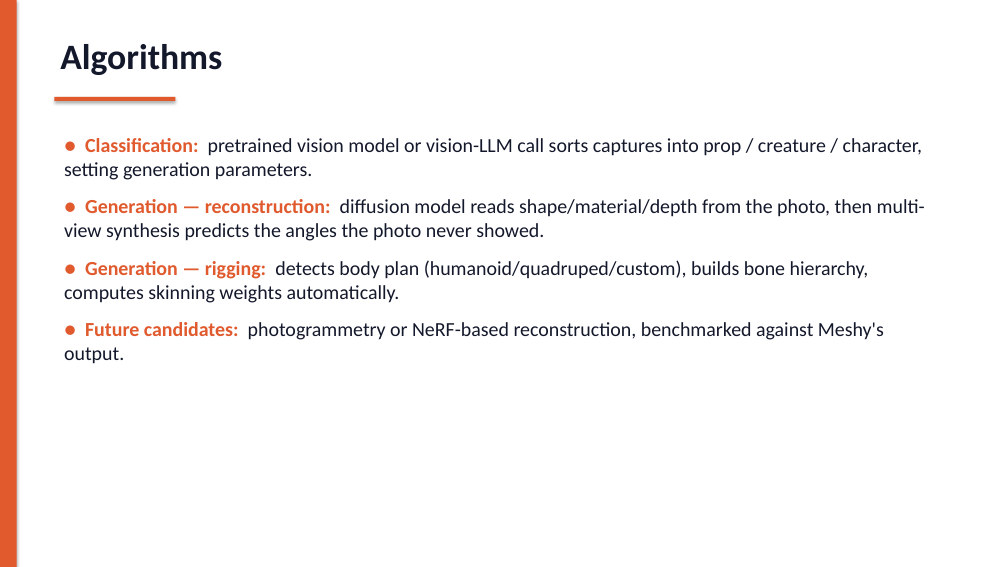
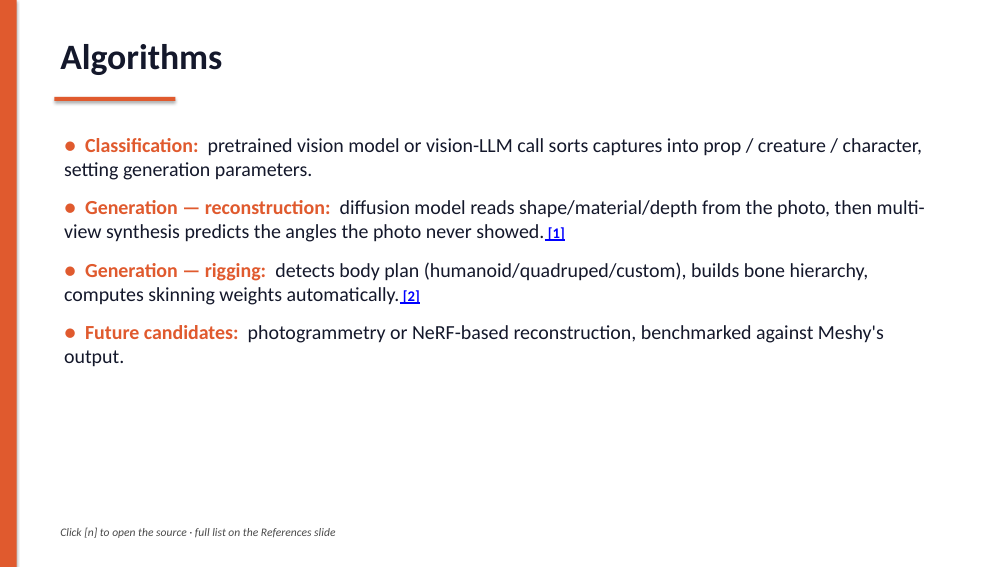
Before and after one commit to CesarSalcido06/SeniorProjectFall26, a slide deck: slide 12 of presentation.pptx. Drawn at 1008x567 pixels with LibreOffice and Linux fonts; fonts in the diff are those of the drawing. Boxes give left, top, right and bottom in pixels: in the first picture for what was removed or moved away, otherwise in the second. Text is boxed around its words. In the diff, an @@ line names an element or a change of style, - is before the commit and + after.

Commit message:
Add clickable inline citations and a References slide to the deck

```diff
--- a/presentation.pptx
+++ b/presentation.pptx
@@ text at (64, 138, 922, 367): more space between paragraphs @@
@@ text at (64, 200, 925, 305): text changed @@
-● Generation — reconstruction: diffusion model reads shape/material/depth from the photo, then multi-view synthesis predicts the angles the photo never showed.
-● Generation — rigging: detects body plan (humanoid/quadruped/custom), builds bone hierarchy, computes skinning weights automatically.
+● Generation — reconstruction: diffusion model reads shape/material/depth from the photo, then multi-view synthesis predicts the angles the photo never showed. [1]
+● Generation — rigging: detects body plan (humanoid/quadruped/custom), builds bone hierarchy, computes skinning weights automatically. [2]
@@ text added at (60, 527, 335, 538), 11 pt, text #4A4A4A, italic @@
+Click [n] to open the source · full list on the References slide
```
Also in this commit, not shown: 1 other slide changed, 1 slide added.
